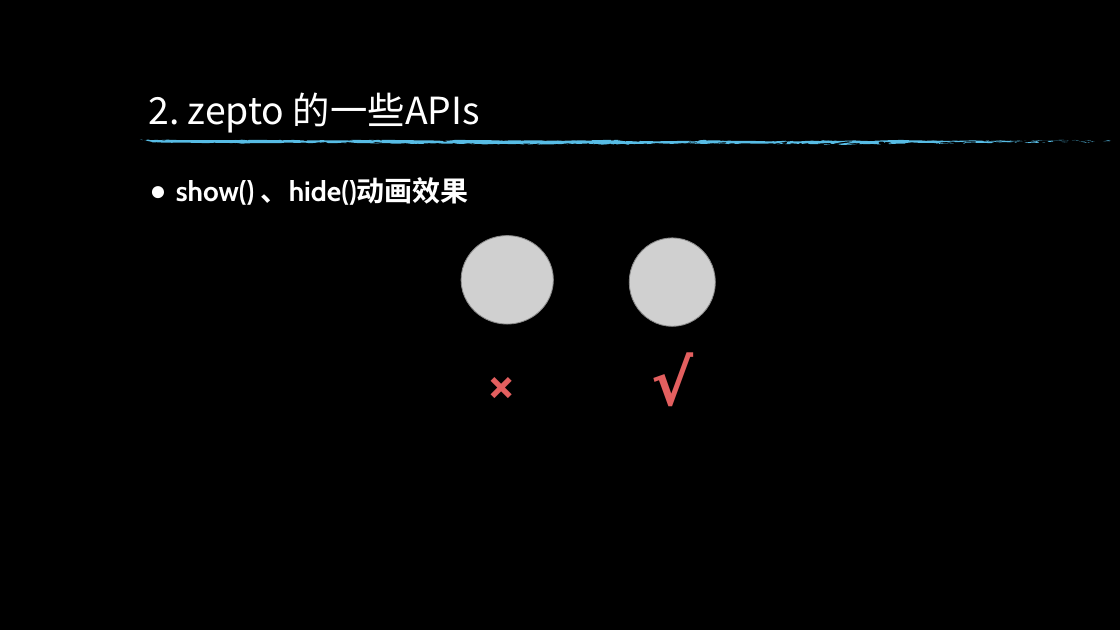
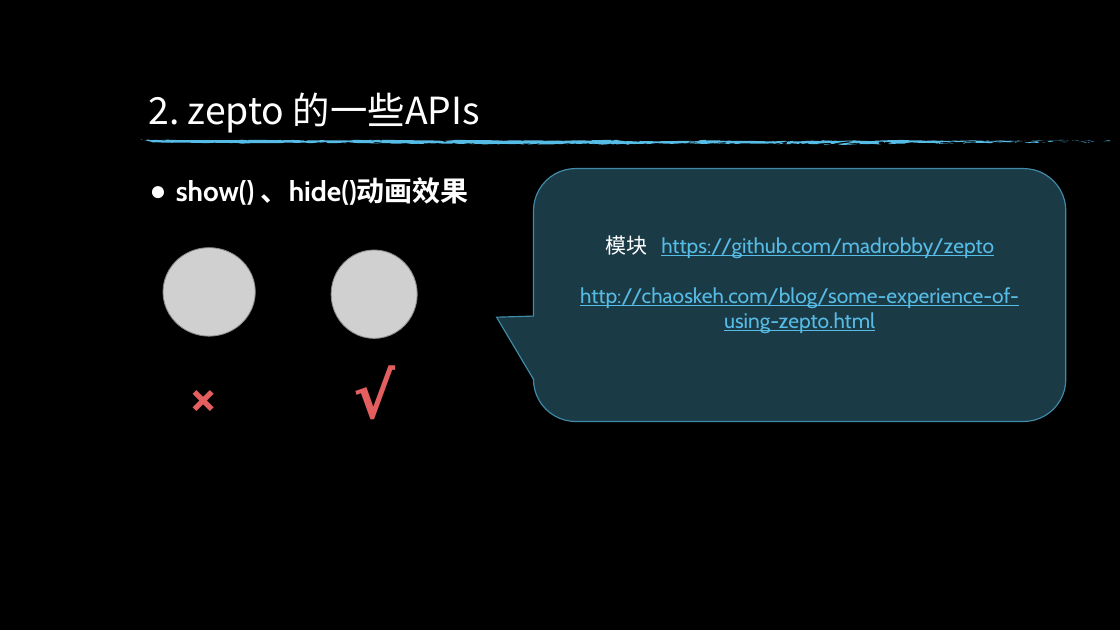
Before and after one commit to xiaotianxia/entern, a slide deck: slide 13 of dz-talk0904.pptx. Drawn at 1120x630 pixels with LibreOffice and Linux fonts; fonts in the diff are those of the drawing; grey boxes stand for pictures; background and template pictures are left out. Boxes give left, top, right and bottom in pixels: in the first picture for what was removed or moved away, otherwise in the second. Text is boxed around its words. In the diff, an @@ line names an element or a change of style, - is before the commit and + after.

Commit message:
模块

```diff
--- a/dz-talk0904.pptx
+++ b/dz-talk0904.pptx
@@ rounded speech box added at bbox=[534, 169, 1066, 422], fill #57BCE5 at 31% opacity, outline #408BA9 1 pt, 18 pt, text #57BCE5, underline @@
+模块 https://github.com/madrobby/zepto
+http://chaoskeh.com/blog/some-experience-of-using-zepto.html
@@ 2 pictures, 2 texts: place and size @@
-2 pictures, 2 texts at bbox=[461, 236, 715, 423]
+2 pictures, 2 texts at bbox=[163, 248, 417, 436]
```
Also in this commit, not shown: 5 other slides changed.
